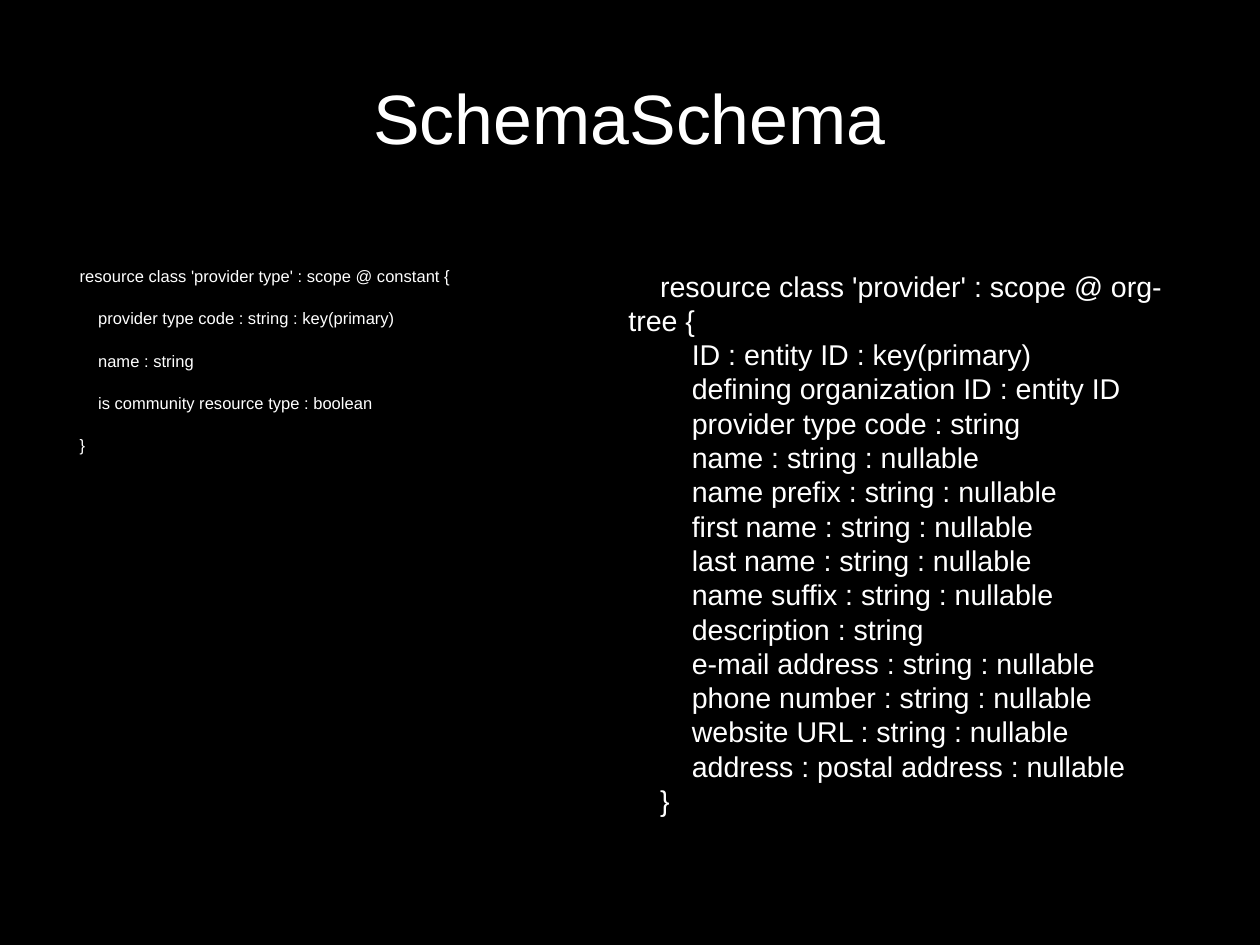
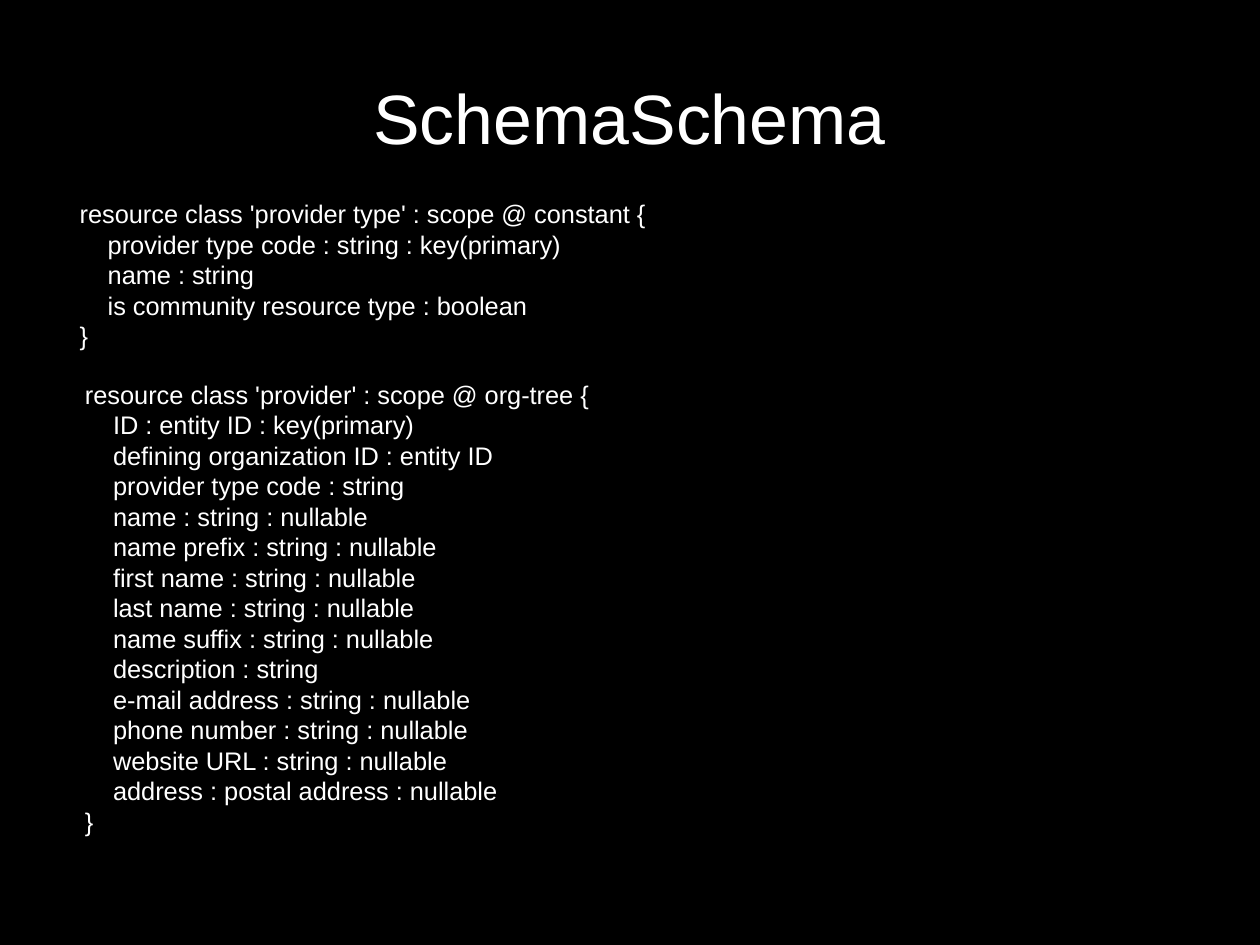
Before and after one commit to TOGoS/TechTalks, a slide deck: slide 11 of 2013-05-15/PreciseModelingExamples.odp. Drawn at 1260x945 pixels with LibreOffice and Linux fonts; fonts in the diff are those of the drawing. Boxes give left, top, right and bottom in pixels: in the first picture for what was removed or moved away, otherwise in the second. Text is boxed around its words. In the diff, an @@ line names an element or a change of style, - is before the commit and + after.

Commit message:
Update PreciseModelingExamples to reduce line spacing and fit text to boxes in older OOo version.

```diff
--- a/2013-05-15/PreciseModelingExamples.odp
+++ b/2013-05-15/PreciseModelingExamples.odp
@@ text "resource class 'provider type' : ...": place and size @@
-text "resource class 'provider type' : ..." at <box>80,270,440,413</box>
+text "resource class 'provider type' : ..." at <box>80,204,630,320</box>
@@ text "resource class 'provider type' : ..." at <box>80,204,630,320</box>: size 10.4 to 16 pt; less space between paragraphs @@
@@ text "resource class 'provider' : scope ...": place and size @@
-text "resource class 'provider' : scope ..." at <box>628,276,1162,782</box>
+text "resource class 'provider' : scope ..." at <box>85,385,574,806</box>
@@ text "resource class 'provider' : scope ..." at <box>85,385,574,806</box>: size 18 to 16 pt @@
```
Also in this commit, not shown: 3 other slides changed.
